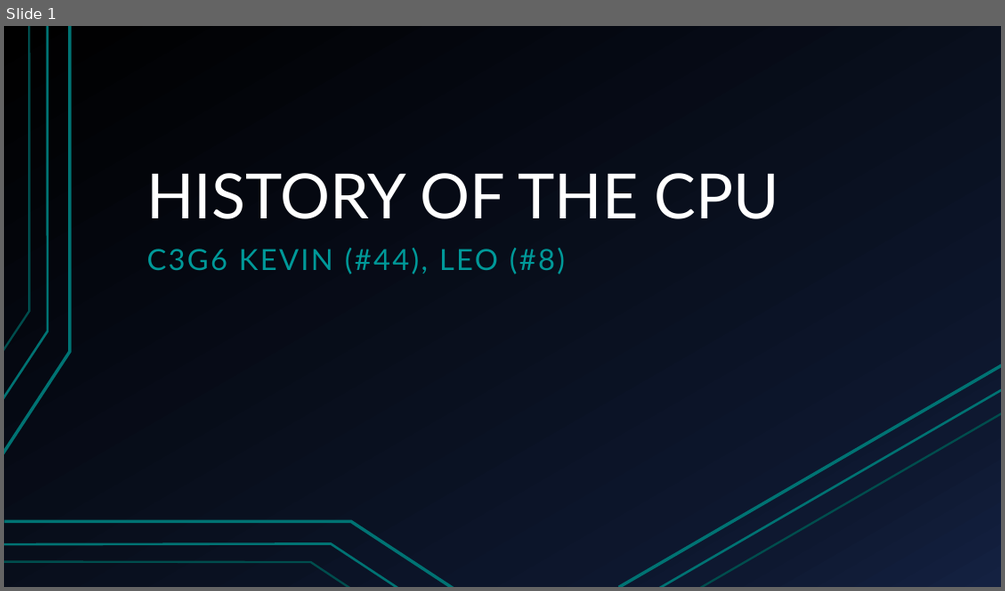
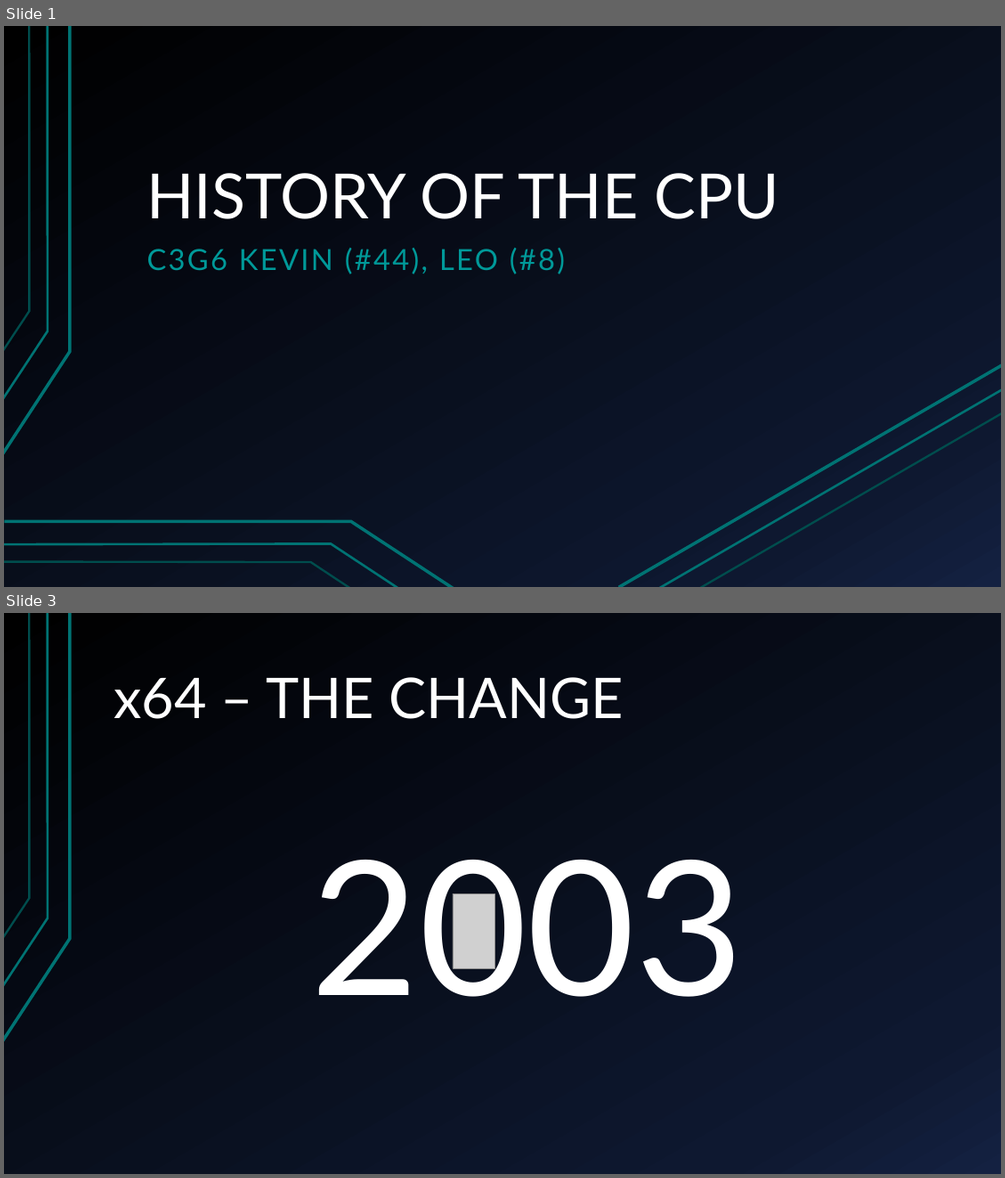
Before and after one commit to pythonleo/EnglishProject, a slide deck: template.pptx. Shown one above the other, each under a label of ours: slide 1 before the commit, slides 1 and 3 after it; the slides between them are not shown. The pictures are 1005x591 and 1005x1178 pixels, drawn with LibreOffice and Linux fonts; fonts in the diff are those of the drawing; grey boxes stand for pictures. Boxes give left, top, right and bottom in pixels: in the first picture for what was removed or moved away, otherwise in the second. Text is boxed around its words. In the diff, an @@ line names an element or a change of style, - is before the commit and + after.

```diff
--- a/template.pptx
+++ b/template.pptx
@@ slide 3 added at box(4, 613, 1001, 1174), background gradient #000000 to #0F1931 to #142242; not listed: 3 template elements that a slide beside it also shows @@
@@ title added at box(113, 677, 623, 719), 54 pt, text #FFFFFF @@
+x64 – THE CHANGE
@@ text added at box(310, 860, 744, 997), 180 pt, text #FFFFFF @@
+2003
@@ picture added at box(453, 893, 494, 968) @@
```
Also in this commit, not shown: 1 slide changed, 2 other slides added, 1 other file.
